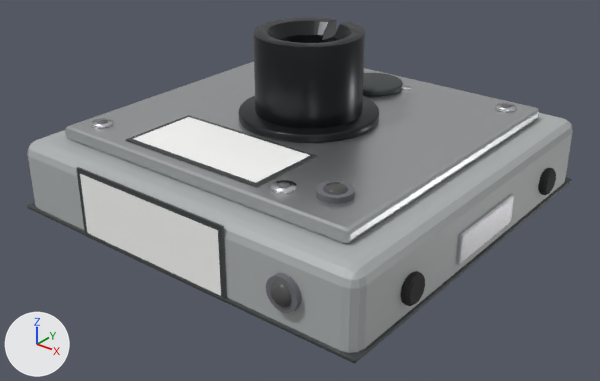
The glTF model public/models/mover.glb as it was, and as the next commit left it.
Before and after are seen from a camera (50 mm lens) standing at (0.1445, -0.1848, 0.1179) and looking at (0.0041, -0.0093, 0.0091). The axes (+X, +Y, +Z) are drawn at lower left. The lights are the same throughout. The first picture is the older version. Where no turn or scale is listed for an object, it has been applied to the vertices. Vertices at exactly the same position are counted once.

The scene before the commit, as lines of its bpy script (objects in view):
```python
ob_mover_base = bpy.data.objects.new('mover_base', me_cube_007)
ob_mover_base.location = (0.0, 0.0, 0.0)
ob_mover_buffer_002 = bpy.data.objects.new('mover_buffer.002', me_cylinder_026)
ob_mover_buffer_002.location = (0.0611, -0.038, 0.0115)
ob_mover_buffer_003 = bpy.data.objects.new('mover_buffer.003', me_cylinder_027)
ob_mover_buffer_003.location = (0.0611, 0.038, 0.0115)
ob_mover_groove = bpy.data.objects.new('mover_groove', me_cube_008)
ob_mover_groove.location = (0.0, 0.0, 0.0)
ob_mover_stop_plate_001 = bpy.data.objects.new('mover_stop_plate.001', me_cube_012)
ob_mover_stop_plate_001.location = (0.0, 0.0, 0.0)
ob_plate_frame = bpy.data.objects.new('plate_frame', me_cube_013)
ob_plate_frame.location = (0.0, 0.0, 0.0)
# also in view: 'plate_frame.002' at (-0.004, -0.0345, 0.0291); 'label_side_a' at (-0.006, -0.0606, 0.0135); 'rfid_tag' at (0.0, 0.0345, 0.0301); 'socket_head' at (0.0, 0.0, 0.0295); 'fixture_flange' at (0.0, 0.0, 0.0302)
```
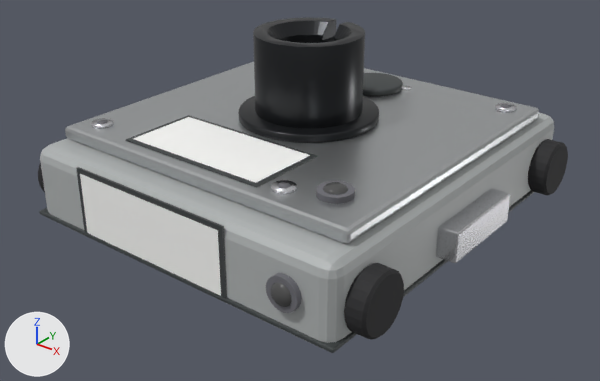
Changed parts and their boxes [x1, y1, x2, y2] in the pictures (600 x 381 px; the box of a moved part takes in the faces that stretch with it):
'mover_base', reshaped
    before: [28, 113, 573, 359]
    after: [40, 113, 554, 349]
'mover_buffer.002', reshaped, moved (144% wider, 117% taller)
    before: [401, 271, 425, 306]
    after: [344, 263, 404, 340]
'mover_groove', rescaled
    before: [27, 177, 572, 363]
    after: [39, 190, 534, 353]
'mover_stop_plate.001', reshaped (27% wider)
    before: [456, 194, 514, 265]
    after: [436, 188, 510, 263]
'mover_buffer.003', reshaped, moved (116% wider, 104% taller)
    before: [538, 168, 556, 195]
    after: [528, 139, 568, 195]
part 1 of me_cube_007, moved or reshaped
    before: [340, 118, 573, 359]
    after: [318, 114, 554, 349]
part 2 of me_cube_007, moved or reshaped
    before: [28, 113, 563, 351]
    after: [40, 113, 543, 341]
part 6 of me_cube_012, moved or reshaped
    before: [456, 195, 509, 256]
    after: [436, 188, 492, 257]
part 7 of me_cube_012, moved or reshaped
    before: [456, 194, 514, 265]
    after: [437, 188, 510, 263]

The edits, one by one:
me_cube_007 is used by ob_mover_base; location (0.0, 0.0, 0.0).
me_cube_007 had 96 vertices, 188 faces and spanned x -0.06..0.06, y -0.06..0.06, z 0.0..0.025.
me_cube_007 now has 96 vertices, 188 faces and spans x -0.054..0.054, y -0.06..0.06, z 0.0..0.025.
me_cube_007 part 1: all 48 vertices in x 0.056..0.06, y -0.06..0.06, z 0.0..0.025 are moved by (-0.006, 0.0, 0.0).
me_cube_007 part 2: all 48 vertices in x -0.06..-0.056, y -0.06..0.06, z 0.0..0.025 are moved by (0.006, 0.0, 0.0).
me_cylinder_026 is used by ob_mover_buffer_002; location (0.0611, -0.038, 0.0115).
me_cylinder_026 had 48 vertices, 92 faces and spanned x -0.0013..0.0013, y -0.0042..0.0042, z -0.0042..0.0042.
me_cylinder_026 now has 96 vertices, 188 faces and spans x -0.003..0.003, y -0.0085..0.0085, z -0.0085..0.0085.
me_cylinder_026 part 3: 48 vertices removed from x -0.0013..0.0013, y -0.0042..0.0042, z -0.0042..0.0042; 96 vertices added at x -0.003..0.003, y -0.0085..0.0085, z -0.0085..0.0085.
me_cylinder_027 is used by ob_mover_buffer_003; location (0.0611, 0.038, 0.0115).
me_cylinder_027 had 48 vertices, 92 faces and spanned x -0.0013..0.0013, y -0.0042..0.0042, z -0.0042..0.0042.
me_cylinder_027 now has 96 vertices, 188 faces and spans x -0.003..0.003, y -0.0085..0.0085, z -0.0085..0.0085.
me_cylinder_027 part 4: 48 vertices removed from x -0.0013..0.0013, y -0.0042..0.0042, z -0.0042..0.0042; 96 vertices added at x -0.003..0.003, y -0.0085..0.0085, z -0.0085..0.0085.
me_cube_008 is used by ob_mover_groove; location (0.0, 0.0, 0.0).
me_cube_008 had 56 vertices, 108 faces and spanned x -0.0608..0.0608, y -0.0608..0.0608, z 0.0029..0.0041.
me_cube_008 now has 56 vertices, 108 faces and spans x -0.0547..0.0547, y -0.0608..0.0608, z 0.0029..0.0041.
me_cube_008 part 5: the whole mesh is scaled about its middle by (0.901, 1, 1).
me_cube_012 is used by ob_mover_stop_plate_001; location (0.0, 0.0, 0.0).
me_cube_012 had 56 vertices, 108 faces and spanned x 0.0597..0.0611, y -0.015..0.015, z 0.007..0.016.
me_cube_012 now has 56 vertices, 108 faces and spans x 0.054..0.06, y -0.015..0.015, z 0.007..0.016.
me_cube_012 part 6: all 28 vertices in x 0.0597..0.0601, y -0.015..0.015, z 0.007..0.016 are moved by (-0.0057, 0.0, 0.0).
me_cube_012 part 7: all 28 vertices in x 0.0607..0.0611, y -0.015..0.015, z 0.007..0.016 are moved by (-0.0011, 0.0, 0.0).
Object 'mover_buffer.002' (ob_mover_buffer_002) moves from (0.0611, -0.038, 0.0115) to (0.057, -0.048, 0.0115).
Object 'mover_buffer.003' (ob_mover_buffer_003) moves from (0.0611, 0.038, 0.0115) to (0.057, 0.048, 0.0115).
